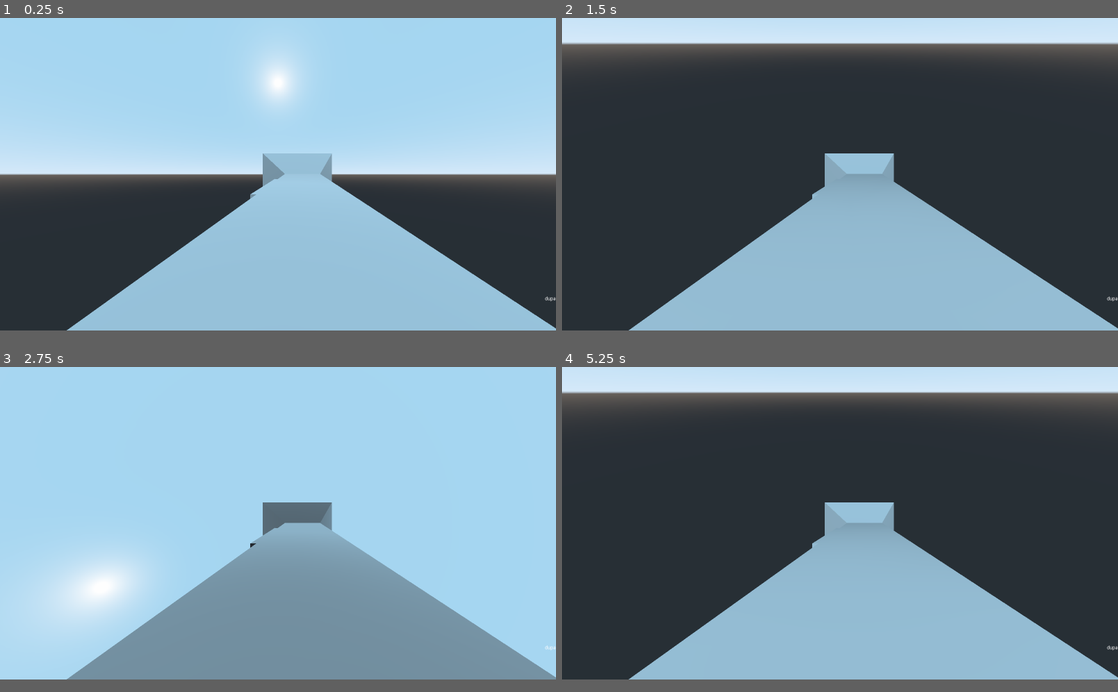
Above: before the commit, frames 1-4 (two rows, left to right).
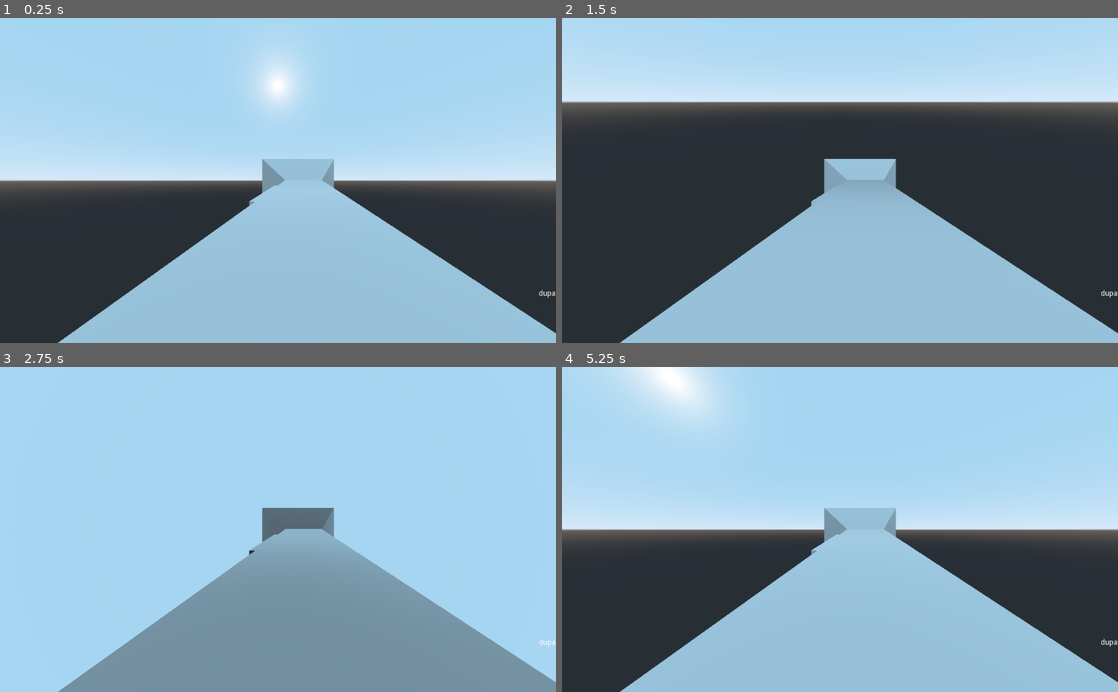
Above: after the commit, the same moments.

Repository: piotr-rudnik/spookt
Game: Godot game, scene res://scenes/main_scene.tscn
The game is run twice, just before and just after one commit, with the same random seed, the same clock (stepped at 60 frames per second) and the same inputs.
Inputs (mouse positions are in pixels of both pictures, inside the frame that each line leads up to):
- Up to frame 1 (0.25 s): no input
- Up to frame 2 (1.5 s): tap Enter at 0.5 s; move the mouse to (962, 157) at 0.52 s; hold D (ui_right) 0.53-1.28 s; tap Space at 1.25 s; move the mouse to (728, 190) at 1.27 s; hold S (ui_down) from 1.28 s (still down)
- Up to frame 3 (2.75 s): tap Enter at 2 s; move the mouse to (333, 454) at 2.02 s; release S (ui_down) at 2.03 s; hold D (ui_right) from 2.03 s (still down)
- Up to frame 4 (5.25 s): tap Space at 2.75, 4.25 s; move the mouse to (812, 584) at 2.77 s; release D (ui_right) at 2.78 s; hold W (ui_up) 2.78-3.53 s; tap Enter at 3.5 s; move the mouse to (1006, 568) at 3.52 s; hold A (ui_left) 3.53-5.03 s; move the mouse to (673, 477) at 4.27 s; move the mouse to (867, 523) at 5.02 s; hold S (ui_down) from 5.03 s (still down)
In our replay, the window is 800x450 before the commit and 800x468 after it. These sizes can differ from the game's own. Grey fills any space a smaller window leaves; there, only what the larger window draws over its background counts as a difference.

The runs differ from the first frame. In frame 1, 5.0% of the frame differs, in the area x 0-100%, y 41-100%; in frame 2, 31%; in frame 3, 5.9%; in frame 4, 53%, in the area x 0-100%, y 0-100%.

Commit message:
Whatever

Diff:
--- a/project.godot
+++ b/project.godot
@@ -19,11 +19,6 @@
 "language": "GDScript",
 "path": "res://scripts/Item.gd"
 }, {
-"base": "KinematicBody",
-"class": "NPCBase",
-"language": "GDScript",
-"path": "res://scripts/NPCBase.gd"
-}, {
 "base": "Item",
 "class": "Weapon1",
 "language": "GDScript",
@@ -37,7 +32,6 @@
 _global_script_class_icons={
 "Bullet": "",
 "Item": "",
-"NPCBase": "",
 "Weapon1": "",
 "Weapon2": ""
 }
@@ -47,11 +41,6 @@
 config/name="Spookt"
 run/main_scene="res://scenes/main_scene.tscn"
 config/icon="res://icon.png"
-
-[display]
-
-window/size/width=1600
-window/size/height=900
 
 [input]
 
--- a/scenes/items/Bullet.gd
+++ b/scenes/items/Bullet.gd
@@ -1,5 +1,7 @@
 class_name Bullet
 extends KinematicBody
+
+var speed = 100
 
 func _ready():
 	print("Bullet spawned")
@@ -7,6 +9,6 @@
 
 func _physics_process(delta):
 
-	var movement = global_transform.origin - to_global(Vector3(0,0,1) * 100)
+	var movement = global_transform.origin - to_global(Vector3(0,0,1) * speed)
 	move_and_slide(movement, Vector3.UP)
 	#print("dfg")
